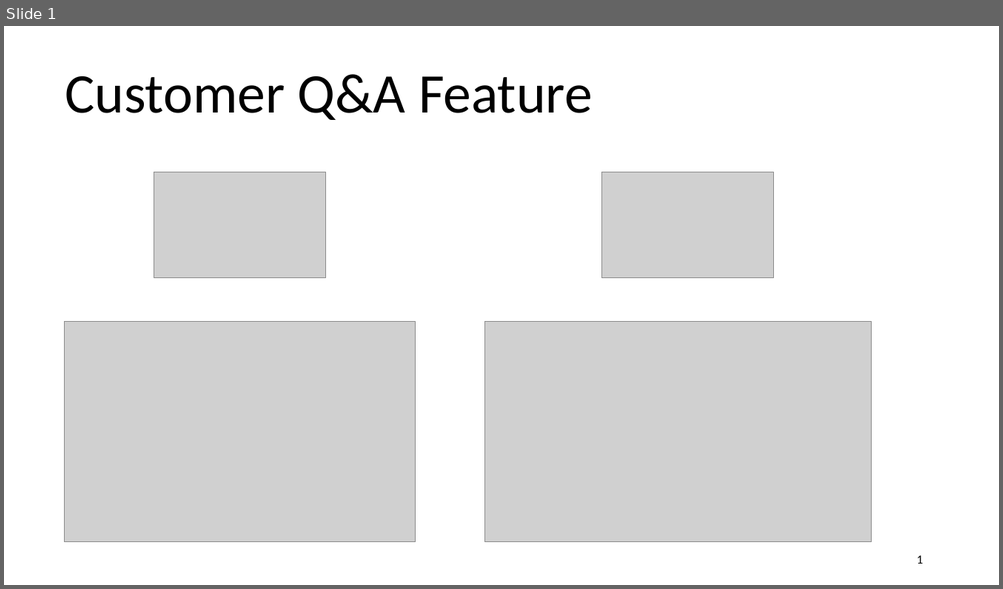
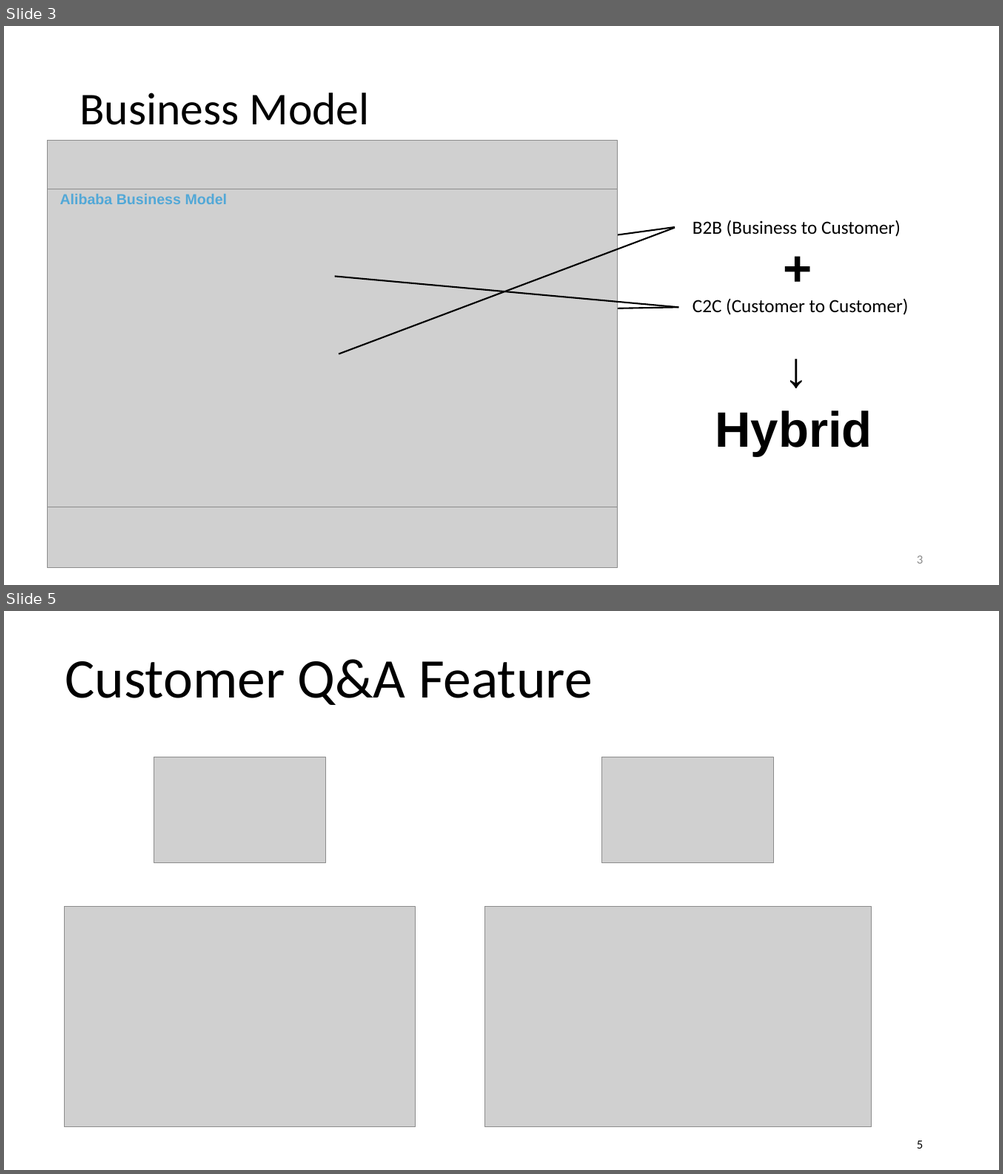
Before and after one commit to lrrong2020/Technical-Writing, a slide deck: Technical Writing.pptx. Shown one above the other, each under a label of ours: slide 1 before the commit, slides 3 and 5 after it; the slides between them are not shown. The pictures are 1003x589 and 1003x1174 pixels, drawn with LibreOffice and Linux fonts; fonts in the diff are those of the drawing; grey boxes stand for pictures. Boxes give left, top, right and bottom in pixels: in the first picture for what was removed or moved away, otherwise in the second. Text is boxed around its words. In the diff, an @@ line names an element or a change of style, - is before the commit and + after.

```diff
--- a/Technical Writing.pptx
+++ b/Technical Writing.pptx
@@ slide 3 added at box(4, 26, 999, 585), background #FFFFFF @@
@@ title added at box(79, 93, 369, 125), 44 pt, text #000000 @@
+Business Model
@@ picture added at box(47, 140, 617, 568) @@
@@ picture added at box(47, 190, 617, 508) @@
@@ text added at box(60, 194, 227, 204), 14 pt, text #52A8D7, bold @@
+Alibaba Business Model
@@ text added at box(692, 220, 900, 237), 18 pt, text #000000 @@
+B2B (Business to Customer)
@@ line added from (339, 355) to (674, 228), #000000 1.5 pt @@
@@ line added from (416, 263) to (674, 227), #000000 1.5 pt @@
@@ text added at box(776, 232, 819, 301), 48 pt, text #000000, bold @@
++
@@ line added from (335, 277) to (678, 307), #000000 1.5 pt @@
@@ line added from (495, 311) to (678, 307), #000000 1.5 pt @@
@@ text added at box(692, 298, 908, 315), 18 pt, text #000000 @@
+C2C (Customer to Customer)
@@ text added at box(714, 411, 872, 456), 48 pt, text #000000, bold @@
+↓
+Hybrid
@@ page number added at box(916, 556, 922, 564), 12 pt, text #8C8C8C @@
+3
@@ what was slide 1 is now slide 5 @@
@@ page number at box(916, 1141, 922, 1149): text changed @@
-1
+5
```
Also in this commit, not shown: 2 slides changed, 3 other slides added.
